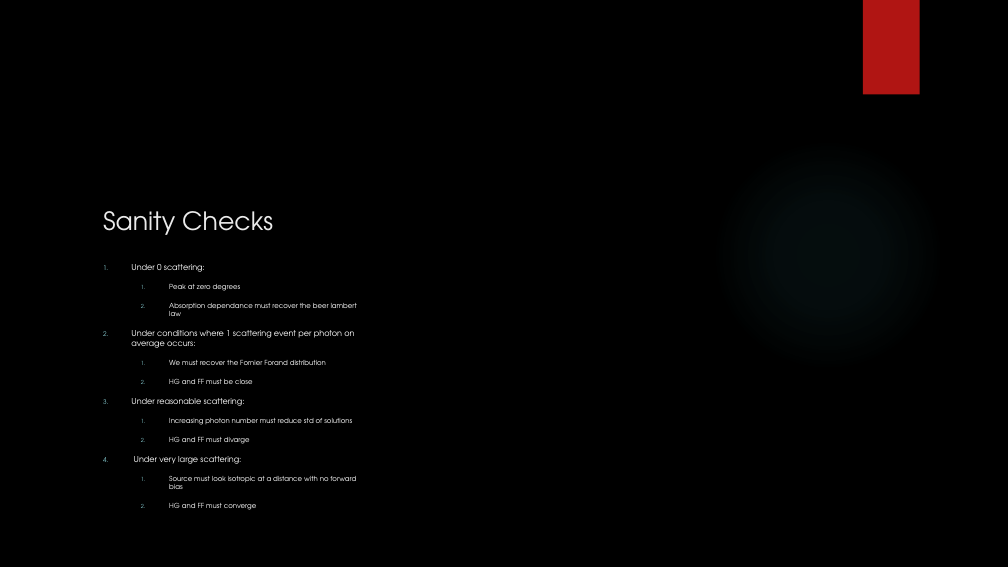
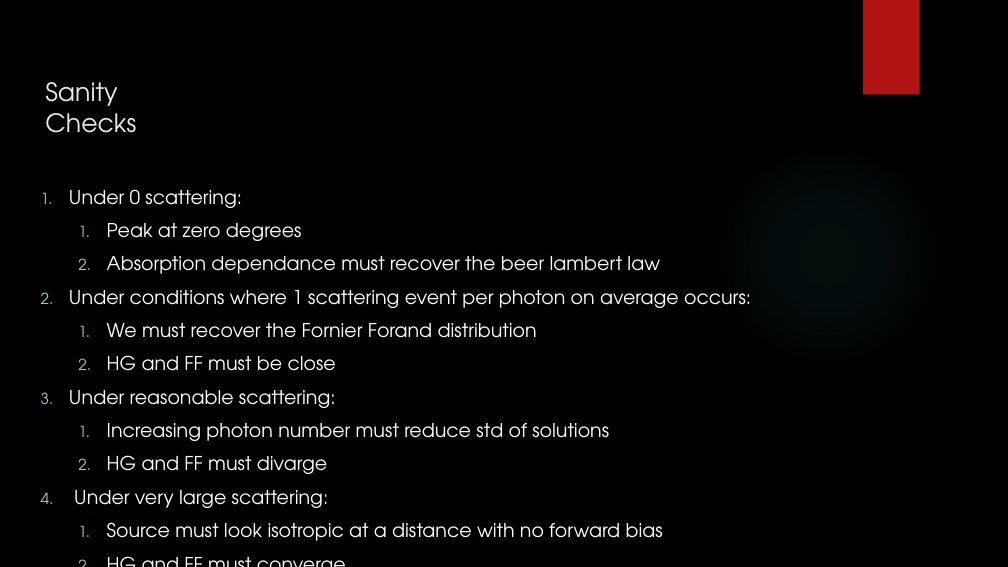
Before and after one commit to KAANVOLKAN05/GPGPU_Research, a slide deck: slide 13 of MonteCarlo/MonteCarloProj/Presentation for West River.pptx (slide 15 before the commit). Drawn at 1008x567 pixels with LibreOffice and Linux fonts; fonts in the diff are those of the drawing; background and template pictures are left out. Boxes give left, top, right and bottom in pixels: in the first picture for what was removed or moved away, otherwise in the second. Text is boxed around its words. In the diff, an @@ line names an element or a change of style, - is before the commit and + after.

```diff
--- a/MonteCarlo/MonteCarloProj/Presentation for West River.pptx
+++ b/MonteCarlo/MonteCarloProj/Presentation for West River.pptx
@@ title "Sanity Checks" rewrapped from (103, 211, 273, 235) to (45, 82, 136, 133) @@
@@ text "Under 0 scattering:": place and size @@
-text "Under 0 scattering:" at (131, 264, 357, 489)
+text "Under 0 scattering:" at (69, 189, 751, 541)
@@ text "Under 0 scattering:" at (69, 189, 751, 541): size 7.7 to 18.2 pt in "Under 0 scattering:", "Under conditions where 1 scattering event per ...", "Under reasonable scattering:", "Under very large scattering:"; size 6.6 to 18.2 pt in "Peak at zero degrees", "Absorption dependance must recover the beer lambert ...", "We must recover the Fornier Forand distribution", "HG and FF must be close" and 4 more places @@
```
Also in this commit, not shown: 4 other slides changed, 3 slides added, 8 slides removed, 1 other file.
